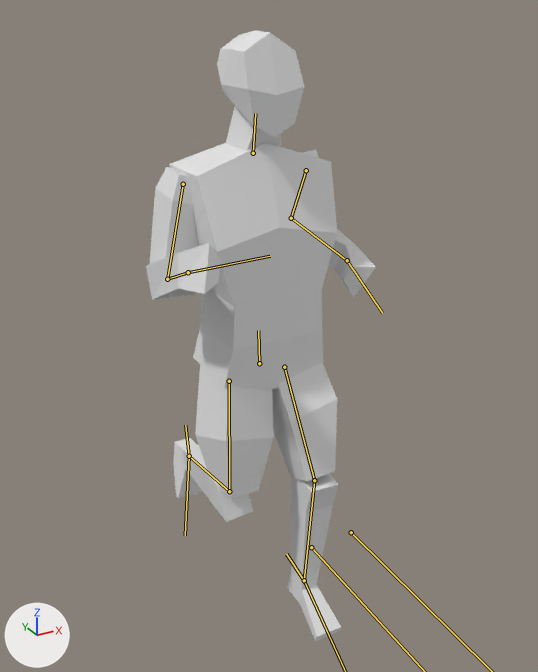
A saved change to the glTF model Import/Player.glb.
Before and after are seen from a 50 mm camera at (-0.979, -1.841, 1.896) aimed at (0.06, 0.049, 0.951). Lighting does not change. The marker at lower left points along +X, +Y and +Z. Both versions are drawn at frame 7 of the action 'Jog_Loop'; the numbers are the values there. The bones that bend it are drawn over the model as lines.
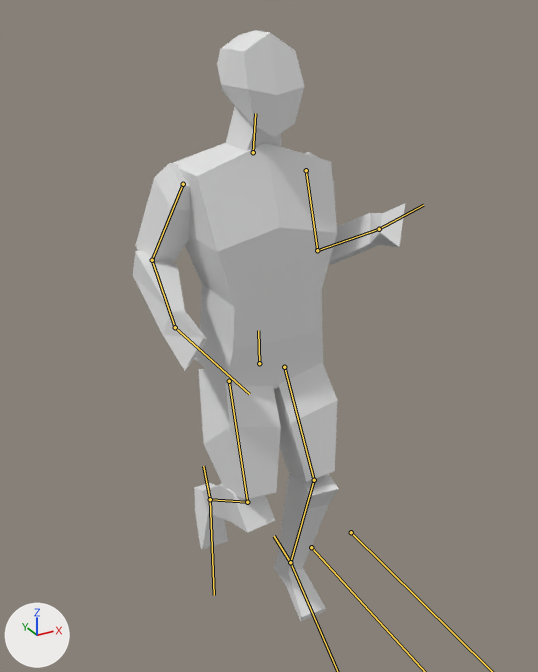
Location of each change, [x1, y1, x2, y2] in pixels of the pictures (538 x 672 px):
'Cube', posed (18% wider)
    before: [146, 30, 376, 642]
    after: [133, 30, 405, 622]
bone 'UpperArm.L', root to tip
    before: (306, 170) to (291, 218)
    after: (306, 170) to (317, 250)
bone 'LowerArm.L', root to tip
    before: (291, 218) to (347, 260)
    after: (317, 250) to (379, 229)
bone 'LowerLeg.L', root to tip
    before: (314, 480) to (304, 580)
    after: (314, 480) to (290, 562)
bone 'UpperArm.R', root to tip
    before: (183, 184) to (167, 279)
    after: (183, 184) to (152, 260)
bone 'LowerArm.R', root to tip
    before: (167, 279) to (188, 272)
    after: (152, 260) to (175, 327)
bone 'UpperLeg.R', root to tip
    before: (229, 381) to (229, 491)
    after: (229, 381) to (247, 502)
bone 'LowerLeg.R', root to tip
    before: (229, 491) to (189, 456)
    after: (247, 502) to (210, 499)
bone 'Foot.R', root to tip
    before: (189, 456) to (185, 535)
    after: (210, 499) to (214, 595)

The edits, one by one:
Bone 'UpperArm.L' (bone_upperarm_l) turns from (-46, 10, -8) to (-8, 2, -1) degrees about its own x, y and z.
Bone 'LowerArm.L' (bone_lowerarm_l) turns from (117, -8, -11) to (119, -8, -11) degrees about its own x, y and z.
Bone 'UpperLeg.L' (bone_upperleg_l) turns from (27, 4, 3) to (25, 3, 3) degrees about its own x, y and z.
Bone 'LowerLeg.L' (bone_lowerleg_l) turns from (-26, -1, -5) to (-35, -2, -6) degrees about its own x, y and z.
Bone 'Foot.L' (bone_foot_l) turns from (-13, -1, 5) to (-4, 0, 5) degrees about its own x, y and z.
Bone 'UpperArm.R' (bone_upperarm_r) turns from (-3, 0, 1) to (-28, -6, 2) degrees about its own x, y and z.
Bone 'LowerArm.R' (bone_lowerarm_r) turns from (110, 9, 10) to (91, 9, 8) degrees about its own x, y and z.
Bone 'UpperLeg.R' (bone_upperleg_r) turns from (5, -5, -5) to (26, -3, -6) degrees about its own x, y and z.
Bone 'LowerLeg.R' (bone_lowerleg_r) turns from (-75, 8, 10) to (-78, 8, 10) degrees about its own x, y and z.
Bone 'Foot.R' (bone_foot_r) turns from (-9, -2, -6) to (-15, -2, -6) degrees about its own x, y and z.
